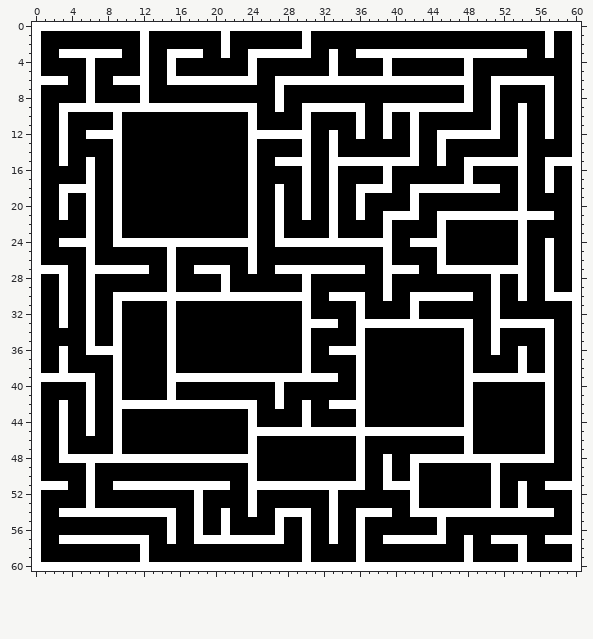
Pixel-art sprite: BlockEngine/resources/gridSave.png. This is how it looked before the edit.
The file is 61x61 pixels.
After:
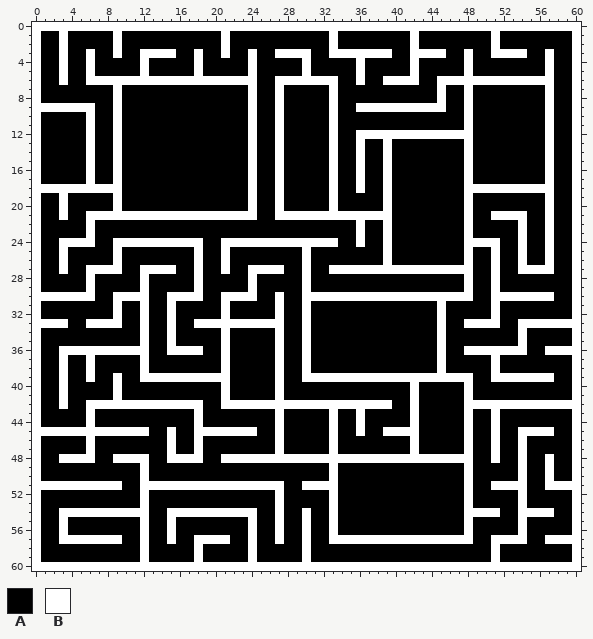
Palette (. is transparent): A #000000  B #ffffff
What changed:
Changed rows in their new state; - is an unchanged pixel.
first column x 1:
 1 --B-----B--A-----------------A--B--------B--------B-----A--
 2 --B-----B--A-----------------A--B--------B--------B-----A--
 3 ---AA-AA----BB-AA-------AA-------BB----AA----AA-AA---------
 4 --B-----------A--B-----------B--A--B--A--B--------------B--
 5 --B-----------A--B-----------B--A--B--A--B--------------B--
 6 AA----BB----BB-------------------AA-AA----AA----BB---------
 7 -----A--B--A-----------B--------B-----------B-----A--------
 8 -----A--B--A-----------B--------B-----------B-----A--------
 9 BB----AA-AAAAAAAAAAAAAA------AAA-AA-BB-------AA---A--A-----
10 --A--B--------------------B--A--B--A--A--A-----B--A--A-----
11 --A--B--------------------B--A--B--A--A--A-----B--A--A-----
12 --A---AA----------------AA-AAA------BB-BB-BB----AAA--A-----
13 --A--B--------------------B--A-----B--B--A--A--B-----A--B--
14 --A--B--------------------B--A-----B--B--A--A--B-----A--B--
15 --A------------------------AAA---AA-AA-AAA--A---AAAAAA---AA
16 --------------------------B--A-----B-----------------A-----
17 --------------------------B--A-----B-----------------A-----
18 BB----BB---------------------A------AA---AAAAAA----BB-BB---
19 -----A-----------------------A-----A--B--A-----B-----A--B--
20 -----A-----------------------A-----A--B--A-----B-----A--B--
21 ------BB-BBBBBBBBBBBBBB----BB-BB-BB-BB-AAA--AAA-AA----AA---
22 --------A--------------A--A-----A--B--------A--B--------B--
23 --------A--------------A--A-----A--B--------A--B--------B--
24 ------------------AA----BB-------AA-AA---AAAA--BBBB--------
25 --B--A--B-----A--B--B--A-----B--------------A--B--B--------
26 --B--A--B-----A--B--B--A-----B--------------A--B--B--------
27 AA-------AA-BB----AA----BB-AA-AA----BB----BB----AA-AA-BB---
28 --A--------B--A--B--A--B--------------A--------B-----A--A--
29 --A--------B--A--B--A--B--------------A--------B-----A--A--
30 BB-BB-------AA----AA----AA-AA-BB----BB-BB----------BB-BB-AA
31 --A--A-----B--------B-----B--------A-----A--B--------------
32 --A--A-----B--------B-----B--------A-----A--B--------------
33 BB----BB---B-----BBBBBBBBBB---AAA--AAAAAAAAA-AA-BB-AA----BB
34 -----A--A--B--------B-----B--------A--------B--A--A--B--A--
35 -----A--A--B--------B-----B--------A--------B--A--A--B--A--
36 ---BB----BBB---BBB--B-----B-----AAAA--------B---BB-BB----BB
37 -----B--A--B--A-----B-----B--------A--------B--A--B--A--A--
38 -----B--A--B--A-----B-----B--------A--------B--A--B--A--A--
39 AA-AA------BBB-------AAAAA-AA----BB-BBBBBBBBBBB-AA---------
40 --B--A--------A-----B--------------A-----B--------------A--
41 --B--A--------A-----B--------------A-----B--------------A--
42 ------BB----------AA----BB-BB-BB----BBB--B------BBBBBBBB-BB
43 --A-----A--------B-----A--B--A--B--------B--------B-----A--
44 --A-----A--------B-----A--B--A--B--------B--------B-----A--
45 BB-BB-BB-BBB--B--BBBBBB-AA-AAAAA-AA-AA----AAAAA---B--BBB---
46 --A--B--A-----B--B-----A--B-----B--A-----B--------B--B--A--
47 --A--B--A-----B--B-----A--B-----B--A-----B--------B--B--A--
48 ------AA----AA----AA----BBBBBBBBBBB-BB-BB-------AA-AA-AA---
49 -----A-----B-----------A--------B--A--A--A-----B--A--B--B--
50 -----A-----B-----------A--------B--A--A--A-----B--A--B--B--
51 ---BB-BB-AA----------BB----AA----AAA--AAAA-----B---BB------
52 -----A-----B-----A-----A--B--------------A-----B--A--------
53 -----A-----B-----A-----A--B--------------A-----B--A--------
54 ------------AA-BB-BB-BB----AA------AAAA--AAAAAA----AA------
55 --B--------B-----A--A--B-----------A--------A--B-----B-----
56 --B--------B-----A--A--B-----------A--------A--B-----B-----
57 ---------AA----------AA-AA-------BB-BB-------BB------------
58 -----------------B-----B-----------A-----------A--B--A-----
59 -----------------B-----B-----------A-----------A--B--A-----
Boxes around the changes in both pictures, in picture pixels (x1, y1, x2, y2):
changed: (41, 31, 572, 562)
